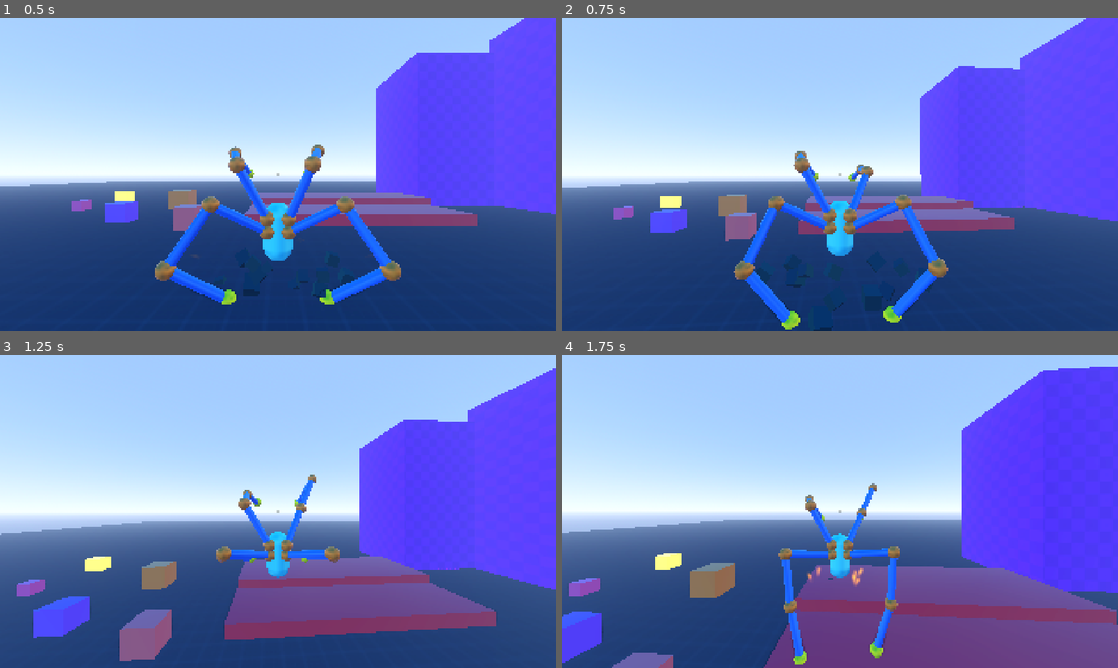
Above: before the commit, frames 1-4 (two rows, left to right).
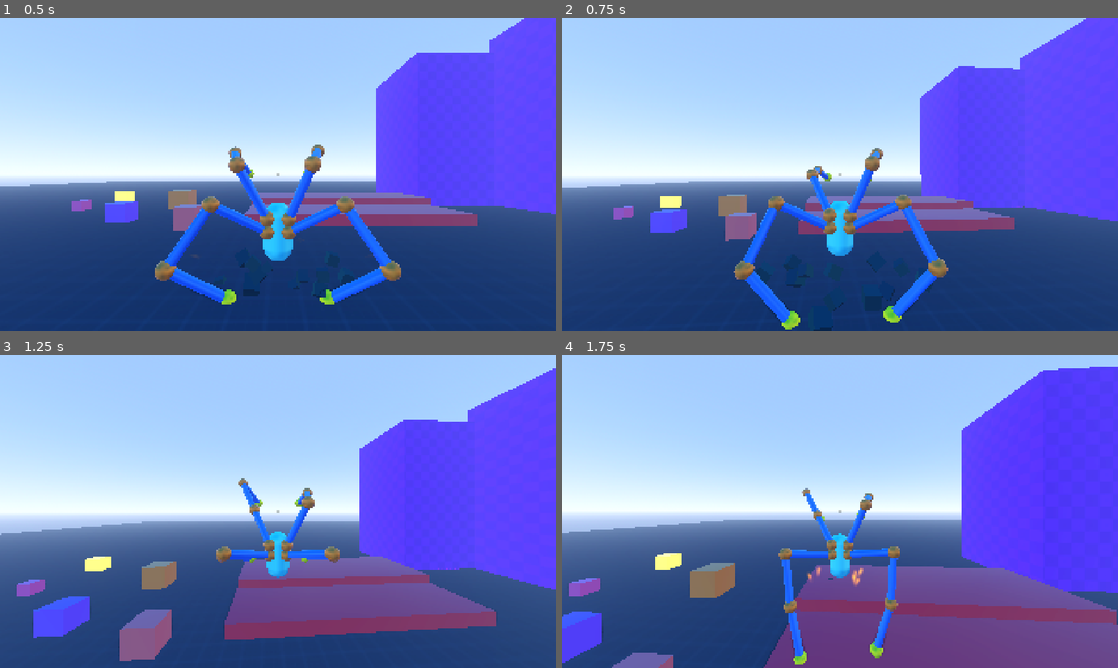
Above: after the commit, the same moments.

Repository: lliamsymonds04/doc-oc
Game: Godot game, scene res://main.tscn
Same seed, same stepped clock (60 frames per second), same inputs: the game is played once before the commit and once after it.
Inputs (mouse positions are in pixels of both pictures, inside the frame that each line leads up to):
- Up to frame 1 (0.5 s): no input
- Up to frame 2 (0.75 s): move the mouse to (867, 174) at 0.52 s; hold W (forward) from 0.53 s (still down); click (867, 174) at 0.6 s
- Up to frame 3 (1.25 s): keep holding W (forward); tap Space (jump) at 0.77 s; right-click (305, 511) at 0.8 s
- Up to frame 4 (1.75 s): keep holding W (forward); move the mouse to (812, 511) at 1.27 s; right-click (812, 511) at 1.35 s; tap Space (jump) at 1.52 s; click (812, 511) at 1.55 s

Frame 1 is identical in both runs. In frame 2, 0.8% of the frame differs, in the area x 41-58%, y 41-63%; in frame 3, 0.7%; in frame 4, 0.4%.

Commit message:
feat: left and right click controls which arm is grabbing

Diff:
--- a/project.godot
+++ b/project.godot
@@ -79,6 +79,11 @@
 "events": [Object(InputEventMouseButton,"resource_local_to_scene":false,"resource_name":"","device":-1,"window_id":0,"a …(253 unchanged characters)…
 ]
 }
+right-click={
+"deadzone": 0.2,
+"events": [Object(InputEventMouseButton,"resource_local_to_scene":false,"resource_name":"","device":-1,"window_id":0,"alt_pressed":false,"shift_pressed":false,"ctrl_pressed":false,"meta_pressed":false,"button_mask":0,"position":Vector2(0, 0),"global_position":Vector2(0, 0),"factor":1.0,"button_index":2,"canceled":false,"pressed":false,"double_click":false,"script":null)
+]
+}
 
 [physics]
 
--- a/systems/player/player_grab_controller.gd
+++ b/systems/player/player_grab_controller.gd
@@ -2,14 +2,11 @@
 class_name PlayerGrabController
 
 var player: PlayerController
-var prev_attack_mount: ArmMount
 var last_attack_time: float = -INF
-# var grabbed_bodies: Dictionary = {}
 const HOLD_OFFSET := Vector3(0.6, 1.2, -0.8)
 
 var mounts_grabbed_bodies: Dictionary = {}
 var grab_offsets: Dictionary = {}
-# var grab_local_offset: Vector3
 
 func _init(p: PlayerController) -> void:
 	player = p
@@ -17,7 +14,7 @@
 	for mount in p.all_mounts():
 		mount.arm.hit_detected.connect(arm_hit_detected.bind(mount))
 
-func try_grab() -> void:
+func try_grab(side_dir: int) -> void:
 	var now = _get_now()
 	if now - last_attack_time < 0.5:
 		return
@@ -26,19 +23,13 @@
 	if p.is_sprinting():
 		return
 
-	for mount in p.arm_mounts:
-		if mount == prev_attack_mount:
-			continue
-		if is_mount_grabbing(mount):
-			continue
+	var mount := _get_mount_for_side(side_dir)
+	if mount == null or is_mount_grabbing(mount):
+		return
 
-		var side_dir: int = sign(mount.position.x)
-		var target = _get_target(side_dir)  # same aim-point math as attack
-		mount.arm.start_punch(target)
-		prev_attack_mount = mount
-		last_attack_time = now
-
-		return
+	var target = _get_target(side_dir)  # same aim-point math as attack
+	mount.arm.start_punch(target)
+	last_attack_time = now
 
 func physics_update() -> void:
 	for mount in mounts_grabbed_bodies.keys():
@@ -73,6 +64,12 @@
 	else:
 		return cam_hit["position"] + attack_offset
 
+func _get_mount_for_side(side_dir: int) -> ArmMount:
+	for mount in player.arm_mounts:
+		if sign(mount.position.x) == side_dir:
+			return mount
+	return null
+
 
 func arm_hit_detected(hit: Vector3, normal: Vector3, collider: Object, mount: ArmMount) -> void:
 	if not player.is_in_grab_mode:
--- a/systems/player/states/grounded_state.gd
+++ b/systems/player/states/grounded_state.gd
@@ -125,9 +125,13 @@
 
 	if Input.is_action_just_pressed("left-click"):
 		if player.is_in_grab_mode:
-			p.grab_controller.try_grab()
+			p.grab_controller.try_grab(-1)
 		else:
 			p.attack_controller.try_attack()
+
+	if Input.is_action_just_pressed("right-click"):
+		if player.is_in_grab_mode:
+			p.grab_controller.try_grab(1)
 
 func frame_update(dt: float) -> void:
 	for mount in player.all_mounts():
